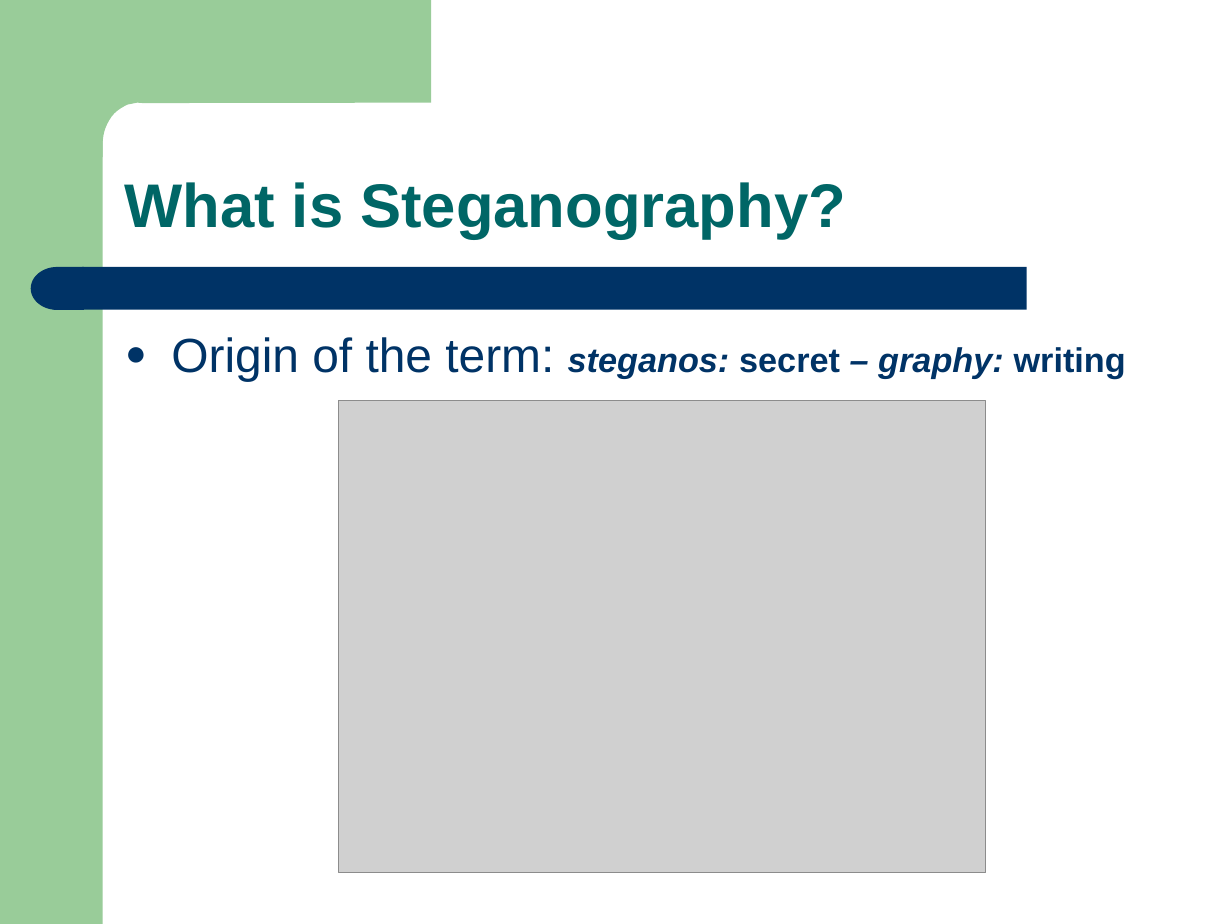
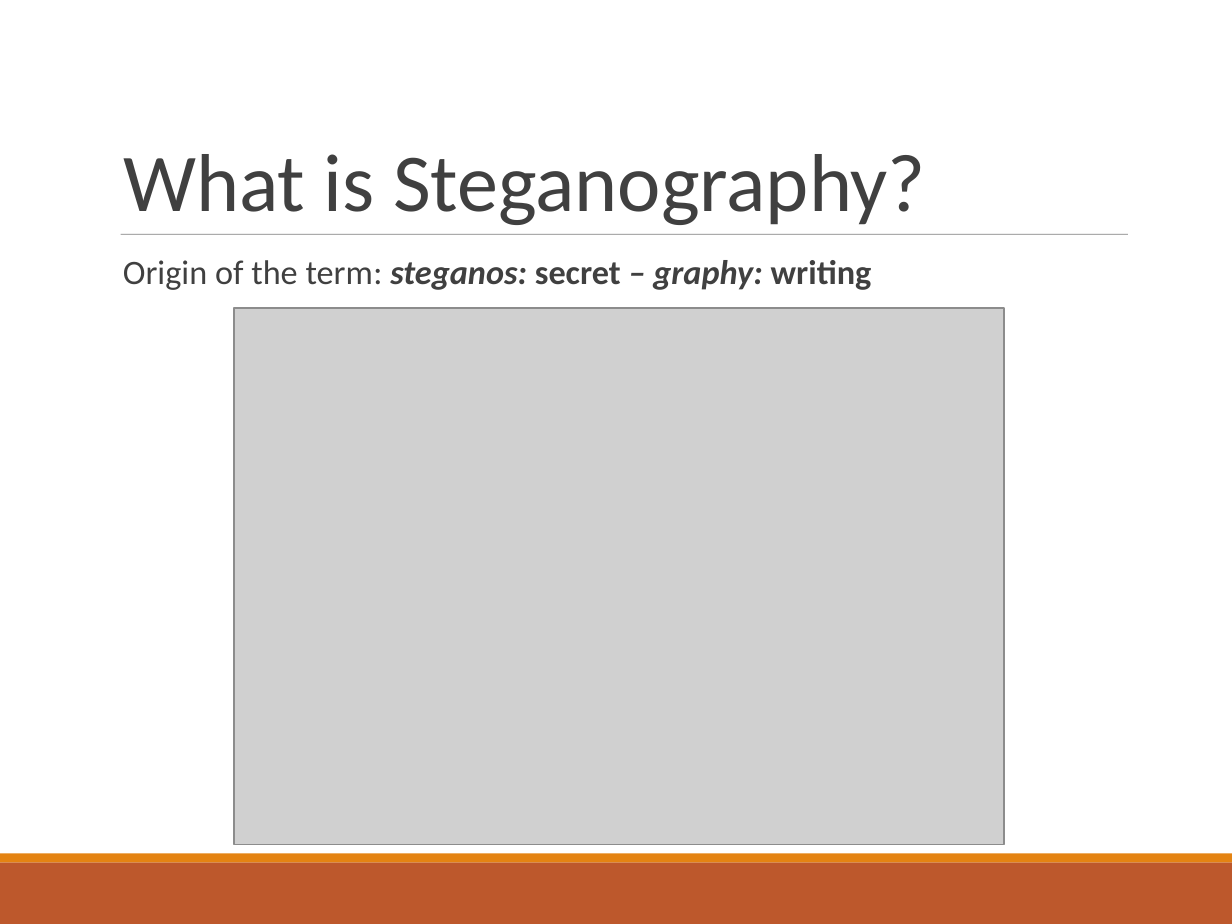
Before and after one commit to hemansh/digital_steganography, a slide deck: slide 3 of Steganography.ppt. Drawn at 1232x924 pixels with LibreOffice and Linux fonts; fonts in the diff are those of the drawing; grey boxes stand for pictures. Boxes give left, top, right and bottom in pixels: in the first picture for what was removed or moved away, otherwise in the second. Text is boxed around its words. In the diff, an @@ line names an element or a change of style, - is before the commit and + after.

```diff
--- a/Steganography.ppt
+++ b/Steganography.ppt
@@ title "What is Steganography?": place and size @@
-title "What is Steganography?" at <box>125,182,846,239</box>
+title "What is Steganography?" at <box>123,154,926,225</box>
@@ title "What is Steganography?" at <box>123,154,926,225</box>: size 36 to 48 pt, font Arial to Calibri, text colour #006666 to #404040, bold off; line spacing 0.9 to 0.85 @@
@@ line added from (121, 234) to (1127, 234), #7F7F7F 0.51 pt @@
@@ group removed at <box>0,0,1027,924</box>: 1 rectangle, 1 freeform shape, 1 rounded rectangle, 1 flow chart delay @@
@@ text "Origin of the term: steganos: ...": place and size @@
-text "Origin of the term: steganos: ..." at <box>171,337,1126,381</box>
+text "Origin of the term: steganos: ..." at <box>123,260,872,290</box>
@@ text "Origin of the term: steganos: ..." at <box>123,260,872,290</box>: size 28 to 20 pt in "Origin of the term:"; font Arial to Calibri, text colour #003366 to #404040; bullet ● to  ; line spacing 1 to 0.9; more space between paragraphs; bullet colour #003366 to #E48312 @@
@@ picture: place and size @@
-picture at <box>339,400,986,873</box>
+picture at <box>234,308,1004,844</box>
@@ rectangle added at <box>0,862,1232,924</box>, fill #BD582C @@
@@ rectangle added at <box>0,854,1232,862</box>, fill #E48312 @@
```
Also in this commit, not shown: 15 other slides changed, 2 slides added, 3 slides removed, 1 other file.
